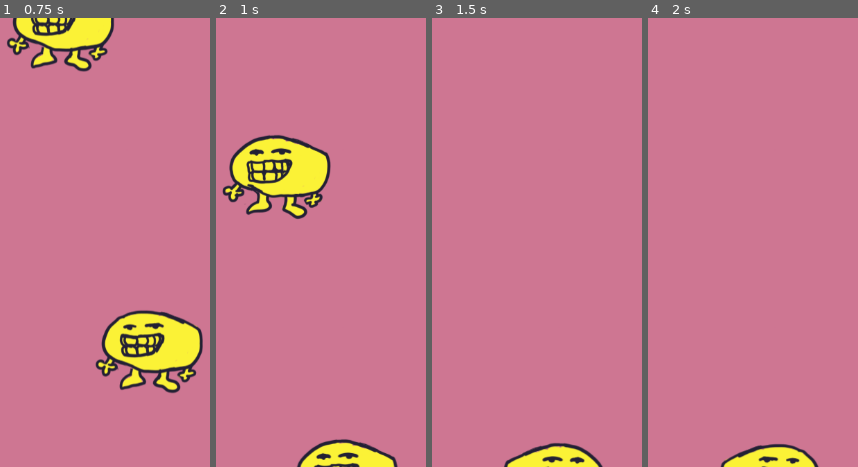
Above: before the commit, frames 1-4 (left to right).
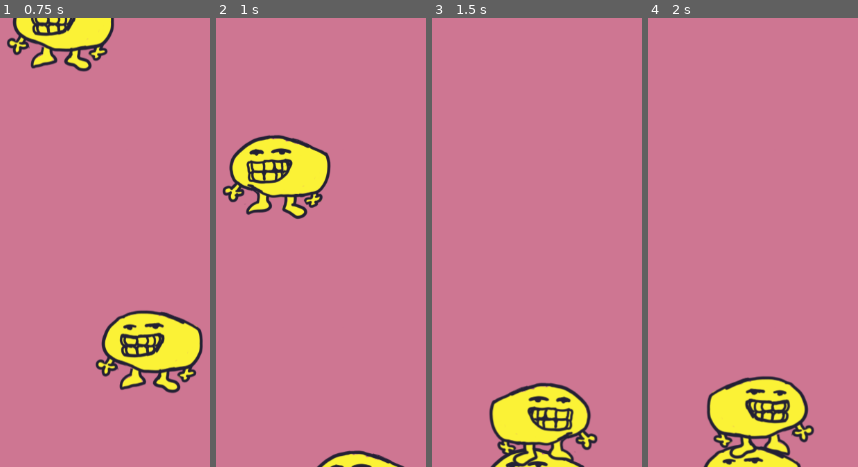
Above: after the commit, the same moments.

Repository: JCoMcL/gourt-game
Game: Godot game, scene res://level/ld-empty.tscn
Same seed, same stepped clock (60 frames per second), same inputs: the game is played once before the commit and once after it. This scene is started directly instead of the project's main scene.
Inputs (mouse positions are in pixels of both pictures, inside the frame that each line leads up to):
- Up to frame 1 (0.75 s): move the mouse to (10, 332) at 0.52 s; hold Right (go right) from 0.53 s (still down); hold Right mouse button (probe) from 0.53 s (still down); click (10, 332) at 0.67 s
- Up to frame 2 (1 s): keep holding Right (go right); keep holding Right mouse button (probe)
- Up to frame 3 (1.5 s): release Right (go right) at 1.25 s; release Right mouse button (probe) at 1.25 s; drag from (outside the picture) to (442, 332) at 1.27 s
- Up to frame 4 (2 s): no input

Frame 1 is identical in both runs. In frame 2, 1.8% of the frame differs, in the area x 38-90%, y 93-100%; in frame 3, 7.5%; in frame 4, 7.8%, in the area x 26-82%, y 79-100%.

Commit message:
add mass to gourts. Don't factor in the mass of the whole stack since elasticity handles some of that, buti probably should be added later.

Diff:
--- a/gourts/gourt.gd
+++ b/gourts/gourt.gd
@@ -12,6 +12,7 @@
 @export var walk_friction = 0.5 #this could be a puzzle mechanic
 @export var snap_distance = 120
 @export var stack_elasticity = 0.8 #FIXME: setting this above 0.5 results in infinte-energy.
+@export var mass=80
 
 var rng = RandomNumberGenerator.new()
 func triangular_distribution(lower: float = -1.0, upper: float = 1.0) -> float:
@@ -47,7 +48,7 @@
 		triangular_distribution(-1, -2)
 	) * impulse_scale, "breaksplosion")
 
-func snap_force(initial:Vector2, direction:Vector2, delta:float, snappiness:float = 600, sharpness:float = 0.3) -> Vector2:
+func snap_force(initial:Vector2, direction:Vector2, delta:float, snappiness:float = 300, sharpness:float = 0.3) -> Vector2:
 	return initial.move_toward(direction * sharpness / (delta / Engine.time_scale), snappiness) - initial #TODO refactor
 
 #TODO reimplement to be less guesswork-oriented
@@ -143,14 +144,14 @@
 func collide_with_rigidbody(k: KinematicCollision2D, force=1500):
 	var f = k.get_remainder().project( k.get_normal()) * force
 	k.get_collider().apply_force(f , k.get_position() - k.get_collider().global_position )
-	apply_force(-f / 80)
+	apply_force(-f)
 
 func _physics_process(delta: float) -> void:
-	apply_force(get_gravity() * delta, "gravity")
+	apply_force(get_gravity() * delta * mass, "gravity")
 
 	if foot_friend:
 		var target_offset = Gourtilities.global_perch_position(foot_friend) - global_position
-		var f = snap_force(velocity, target_offset, delta);
+		var f = snap_force(velocity, target_offset, delta) * mass;
 		if target_offset.length() > snap_distance:
 			foot_friend.apply_force(f, "snapback")
 			break_stack()
@@ -172,7 +173,7 @@
 		velocity.x = move_toward(velocity.x, walk_target, walk_accel)
 
 	for f in forces:
-		velocity += f.value
+		velocity += f.value / mass
 	saved_forces=forces
 	forces = []
 
